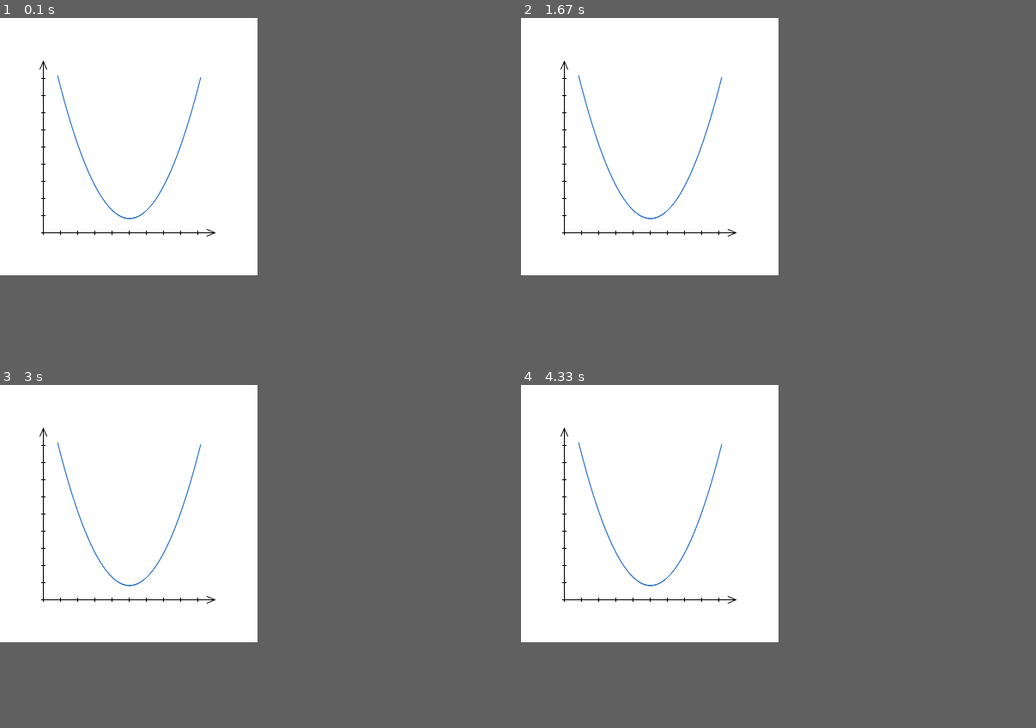
Above: before the commit, frames 1-4 (two rows, left to right).
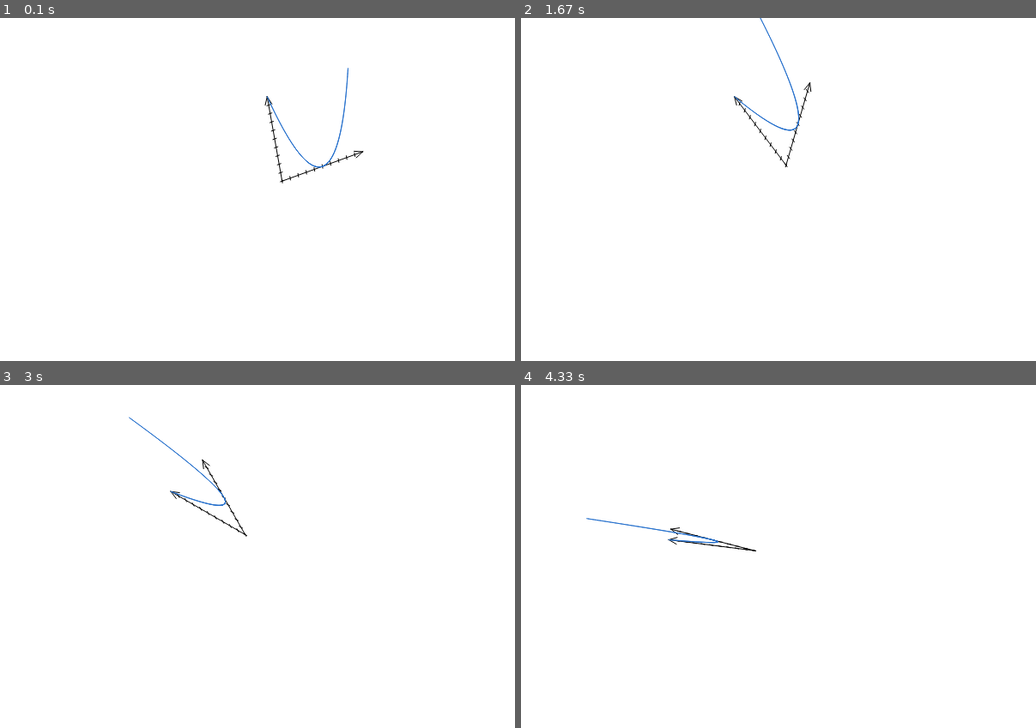
Above: after the commit, the same moments.

Repository: Periareion/AIPL
Game: pygame game, started from test.py
Two runs of this game, one before a commit and one after it. Both use one fixed random seed, a clock stepped at 60 frames per second and the inputs below.
Inputs:
- Up to frame 1 (0.1 s): no input
- Up to frame 2 (1.67 s): no input
- Up to frame 3 (3 s): no input
- Up to frame 4 (4.33 s): no input
In our replay, the window is 300x300 before the commit and 600x400 after it. These sizes can differ from the game's own. Grey fills any space a smaller window leaves; there, only what the larger window draws over its background counts as a difference.

The runs differ from the first frame. In frame 1, 0.9% of the frame differs, in the area x 7-71%, y 12-64%; in frame 2, 0.9%; in frame 3, 0.8%; in frame 4, 0.8%.

Commit message:
Improved drawing system

Diff:
--- a/AIPL/plot.py
+++ b/AIPL/plot.py
@@ -2,58 +2,102 @@
 import numpy as np
 
 from .geometry import *
+from . import utils
 
 EAST, NORTH, WEST, SOUTH = 0, np.pi/2, np.pi, 3/4*np.pi
 
-axis_arrow_size = 10
-axis_arrow_angle = 0.4
+arrow_tip_size = 10
+arrow_tip_angle = 0.4
+
+
+class PlotPoints2D:
+
+    def __init__(self,
+        plot,
+        x_values,
+        y_values,
+        *args,
+        **kwargs,
+    ):
+        self.plot = plot
+        self.x_values = x_values
+        self.y_values = y_values
+        self.args = args
+        self.kwargs = kwargs
+
+    def draw(self, surface, inherited_offset=np.array((0,0))):
+        points = [self.plot.coordinate_to_position((x, y)) for x, y in zip(self.x_values, self.y_values)]
+        Lines(*zip(*points), contiguous=True, *self.args, **self.kwargs).draw(surface, inherited_offset)
 
 
 class CoordinateAxis:
 
     def __init__(self,
         angle: float = 0,
-        length: float = 400,
-        min_value: float = -1,
-        max_value: float = 1,
-        origin_value: float = 0,
-        margin_factor: float = 0.1,
+        length: float = 200,
+        min_val: float = -1,
+        max_val: float = 1,
+        origin: float = -0.5,
         tick_angle: float = None,
     ):
-        self.angle = angle
-        self.length = length
+        self.min_val = min_val
+        self.max_val = max_val
+        self.range = max_val - min_val
+
+        self._setup(angle, length, origin, tick_angle)
+
+        self.tick_angle = tick_angle
+
+        self.generate_drawing_instructions()
+
+    def set_angle(self, angle):
+        self._setup(
+            angle,
+            self.length,
+            self.origin,
+            self.tick_angle)
+
+    def set_length(self, length):
+        self._setup(
+            self.angle,
+            length,
+            self.origin,
+            self.tick_angle)
+
+    def set_origin(self, origin):
+        self._setup(
+            self.angle,
+            self.length,
+            origin,
+            self.tick_angle)
+
+    def set_tick_angle(self, tick_angle):
+        self._setup(
+            self.angle,
+            self.length,
+            self.origin,
+            tick_angle)
+
+    def _setup(self, angle=None, length=None, origin=None, tick_angle=None):
+        self.angle = utils.default(EAST, angle)
+        self.length = utils.default(200, length)
+        self.origin = utils.default(0, origin)
+        self.tick_angle = utils.default(self.angle+NORTH, tick_angle)
+
         self.axis_vector = np.array((np.cos(self.angle)*self.length, np.sin(self.angle)*self.length))
 
-        self.margin = (max_value - min_value) * margin_factor
-
-        self.min_value = min_value - self.margin
-        self.max_value = max_value + self.margin
-        self.range = self.max_value - self.min_value
-        self.origin_value = origin_value - self.margin
-        self.pixels_per_value_unit = self.length / self.range
-
-        self.origin_offset = self.value_to_position(self.origin_value)
+        self.origin_offset = self.value_to_position(self.origin)
 
         self.vertex0 = -self.origin_offset
         self.vertex1 = -self.origin_offset+self.axis_vector
 
-        self.tick_angle = tick_angle
-
-        self.elements = [
-            Lines.from_zipped(
-                [self.vertex0, self.vertex1],
-                color=(0.2, 0.2, 0.2),
-                width=1,
-            ),
-            self.generate_tick_marks(tick_angle=(self.angle+NORTH if self.tick_angle is None else self.tick_angle)),
-            self.generate_arrow_lines(),
-        ]
 
     def value_to_position(self, value):
-        return (value - self.min_value) / self.range * self.axis_vector
+        return (value - self.min_val) / self.range * self.axis_vector
 
     def position_to_value(self, position):
-        return np.linalg.norm(position) / self.length * self.range + self.min_value
+        return np.linalg.norm(position) / self.length * self.range + self.min_val
+
 
     def generate_tick_marks(self, n=10, tick_size=2, tick_angle=np.pi/4):
         tick_positions = [self.vertex0 + k/n*self.axis_vector for k in range(n)]
@@ -62,110 +106,115 @@
             color=(0.2, 0.2, 0.2), width=1,
         )
 
-    def generate_arrow_lines(self):
+    def generate_arrow_tips(self):
         return Lines.from_zipped(
             [
-                self.vertex1 + axis_arrow_size*np.array((np.cos(self.angle+np.pi-axis_arrow_angle), np.sin(self.angle+np.pi-axis_arrow_angle))),
+                self.vertex1 + arrow_tip_size*np.array((np.cos(self.angle+np.pi-arrow_tip_angle), np.sin(self.angle+np.pi-arrow_tip_angle))),
                 self.vertex1,
-                self.vertex1 + axis_arrow_size*np.array((np.cos(self.angle+np.pi+axis_arrow_angle), np.sin(self.angle+np.pi+axis_arrow_angle))),
+                self.vertex1 + arrow_tip_size*np.array((np.cos(self.angle+np.pi+arrow_tip_angle), np.sin(self.angle+np.pi+arrow_tip_angle))),
             ],
             color=(0.2, 0.2, 0.2),
             contiguous=True,
         )
 
-    def draw(self, surface, inherited_offset=np.array([0,0])):
-        for element in self.elements:
-            element.draw(surface, inherited_offset)
-
-
-class Cartesian2D:
+    def generate_drawing_instructions(self):
+        self.drawing_instructions = [
+            Lines.from_zipped([self.vertex0, self.vertex1], color=(0.2, 0.2, 0.2), width=1),
+            self.generate_tick_marks(tick_angle=utils.default(self.angle+NORTH, self.tick_angle)),
+            self.generate_arrow_tips(),
+        ]
+
+    def draw(self, surface, inherited_offset=np.array((0,0))):
+        for instruction in self.drawing_instructions:
+            instruction.draw(surface, inherited_offset)
+
+
+class Plot:
 
     def __init__(self,
         position: tuple[int, int],
-        x_axis: CoordinateAxis,
-        y_axis: CoordinateAxis,
     ):
         self.position = np.array(position)
+
+        self.drawing_instructions = []
+
+    def draw(self, surface, inherited_offset=np.array((0,0))):
+        for instruction in self.drawing_instructions:
+            instruction.draw(surface, self.position+inherited_offset)
+
+
+class Cartesian2D(Plot):
+
+    def __init__(self,
+        x_axis: CoordinateAxis = CoordinateAxis(EAST),
+        y_axis: CoordinateAxis = CoordinateAxis(NORTH),
+        position: tuple[int, int] = (0, 0),
+    ):
+        super().__init__(position)
+
         self.x_axis = x_axis
         self.y_axis = y_axis
 
-        self.elements = [
-            self.x_axis,
-            self.y_axis,
-        ]
-
-    def coord_to_pos(self, coord):
+        self.drawing_instructions.extend([self.x_axis, self.y_axis])
+
+    def set_axis_angles(self, x_axis_angle=None, y_axis_angle=None):
+        x_axis_angle = utils.default(self.x_axis.angle, x_axis_angle)
+        y_axis_angle = utils.default(self.y_axis.angle, y_axis_angle)
+
+        self.x_axis.set_angle(x_axis_angle)
+        self.y_axis.set_angle(y_axis_angle)
+
+        self.x_axis.set_tick_angle(y_axis_angle)
+        self.y_axis.set_tick_angle(x_axis_angle)
+
+        self.x_axis.generate_drawing_instructions()
+        self.y_axis.generate_drawing_instructions()
+
+
+    def coordinate_to_position(self, coord):
         return self.position + self.x_axis.value_to_position(coord[0]) + self.y_axis.value_to_position(coord[1])
 
-    def draw(self, surface, inherited_offset=np.array([0,0])):
-        for element in self.elements:
-            element.draw(surface, self.position+inherited_offset)
-
-
-class SingleQuadrantPlot:
+
+class SingleQuadrantPlot(Cartesian2D):
 
     def __init__(self,
         x_values,
         y_values,
-        margin_factor=0.1,
         size=(400, 400),
         position=(0, 0),
     ):
-        self.position = np.array(position)
+        self.x_length, self.y_length = size
 
         self.x_values = x_values
         self.y_values = y_values
 
-        self.margin_factor = margin_factor
-        self.x_axis_length, self.y_axis_length = self.size = size
-
         self.max_x, self.min_x = max(self.x_values), min(self.x_values)
-
         self.max_y, self.min_y = max(self.y_values), min(self.y_values)
 
         x_axis_angle = EAST
         y_axis_angle = NORTH
 
-        self.coordinate_system = Cartesian2D(
-            (0, 0),
-            CoordinateAxis(
-                x_axis_angle, self.x_axis_length,
-                self.min_x, self.max_x, self.min_x,
-                margin_factor=self.margin_factor, tick_angle=y_axis_angle
-            ),
-            CoordinateAxis(
-                y_axis_angle, self.y_axis_length,
-                self.min_y, self.max_y, self.min_y,
-                margin_factor=self.margin_factor, tick_angle=x_axis_angle
-            ),
+        super().__init__(
+            CoordinateAxis(x_axis_angle, self.x_length, self.min_x, self.max_x, self.min_x, y_axis_angle),
+            CoordinateAxis(y_axis_angle, self.y_length, self.min_y, self.max_y, self.min_y, x_axis_angle),
+            position=position,
         )
 
-        self.points = [self.coord_to_pos((x, y)) for x, y in zip(self.x_values, self.y_values)]
-
-        self.elements = [
-            self.coordinate_system,
-        ]
-
-    def coord_to_pos(self, coord):
-        return self.coordinate_system.coord_to_pos(coord)
-
-    def draw(self, surface, inherited_offset=np.array([0,0])):
-        for element in self.elements:
-            element.draw(surface, self.position+inherited_offset)
+        #self.points = [self.coordinate_to_position((x, y)) for x, y in zip(self.x_values, self.y_values)]
 
 
 class ScatterPlot(SingleQuadrantPlot):
 
     def __init__(self, x_values, y_values, points_type=SquarePoints, **kwargs):
         super().__init__(x_values, y_values, **kwargs)
-        self.elements.extend([points_type(*zip(*self.points), **kwargs)])
+        self.drawing_instructions.extend([points_type(*zip(*self.points), **kwargs)])
 
 
 class LinePlot(SingleQuadrantPlot):
 
     def __init__(self, x_values, y_values, width=3, **kwargs):
         super().__init__(x_values, y_values, **kwargs)
-        self.elements.extend([Lines(*zip(*self.points), contiguous=True, width=width)])
+        self.drawing_instructions.extend([PlotPoints2D(self, x_values, y_values)]) #Lines(*zip(*self.points), contiguous=True, width=width)
 
 
 # TODO: histograms, heatmaps, trend lines, R^2 values
--- a/AIPL/pygame_window.py
+++ b/AIPL/pygame_window.py
@@ -8,7 +8,7 @@
 class Window:
 
     def __init__(self,
-        title: str,
+        title: str = 'Plot',
         size: tuple[int, int] = (600, 400),
         background_color: str = '#ffffff',
     ):
@@ -17,11 +17,15 @@
         self.title = title
         self.width = width
         self.height = height
+
+        self.middle = width/2, height/2
+        self.topleft = width/2, height/2
+
         self.background_color = background_color
 
         self.window_surface = pygame.display.set_mode(size)
         pygame.display.set_caption(title)
-        self.reset()
+        self.clear()
 
     def mainloop(self):
         looping = True
@@ -39,7 +43,7 @@
     def update(self):
         pygame.display.update()
 
-    def reset(self):
+    def clear(self):
         self.window_surface.fill(self.background_color)
 
     def render(self, obj, position=np.array((0,0))):
--- /dev/null
+++ b/AIPL/utils.py
@@ -0,0 +1,3 @@
+
+def default(default_value, value):
+    return default_value if value is None else value
--- a/AIPL/window_handler.py
+++ /dev/null
@@ -1,48 +0,0 @@
-import OpenGL
-from OpenGL.GL import *
-from OpenGL.GLUT import *
-from OpenGL.GLU import *
-
-
-class Window:
-
-
-    def __init__(self, title: str, size: tuple[int, int], resizable: bool = True, background_color = (1.0, 1.0, 1.0)):
-        width, height = size
-
-        self.__title = title
-        self.__width = width
-        self.__height = height
-        self.__resizable = resizable
-        self.__background_color = background_color
-
-        glutInit()
-        glutInitDisplayMode(GLUT_RGBA)
-        glutInitWindowSize(self.__width, self.__height)
-        glutInitWindowPosition(0,0)
-
-        self.__window = glutCreateWindow(self.__title)
-
-    def iterate(self):
-        glViewport(0, 0, self.__width, self.__height)
-        glMatrixMode(GL_PROJECTION)
-        glLoadIdentity()
-        glOrtho(0.0, self.__width, 0.0, self.__height, 0.0, 1.0)
-        glMatrixMode(GL_MODELVIEW)
-        glLoadIdentity()
-
-    def render(self, obj=None):
-
-        def show():
-            glClearColor(*self.__background_color, 1.0)
-            glClear(GL_COLOR_BUFFER_BIT | GL_DEPTH_BUFFER_BIT)
-            glLoadIdentity() # Reset all graphic/shape's position
-            self.iterate()
-            # draw window here
-            obj.draw()
-
-            glutSwapBuffers()
-
-        glutDisplayFunc(show)
-        glutIdleFunc(show)
-        glutMainLoop()
--- a/test.py
+++ b/test.py
@@ -1,9 +1,13 @@
 
 from AIPL import *
 
-window = Window(title='Plot', size=(300,300))
+window = Window()
 
-plot = LinePlot(*get_points(square, start=-1, end=1, n=300), size=(200,200))
-window.render(plot, (50,50))
+plot = LinePlot(*get_points(square, start=-1, end=1, n=300), size=(100,100))
+
+for i in range(10000):
+    plot.set_axis_angles(i/100, i/200+NORTH)
+    window.render(plot, (300+30*cos(i/100),200+30*sin(i/100)))
+    window.clear()
 
 window.mainloop()
Not shown, changed: .gitignore
